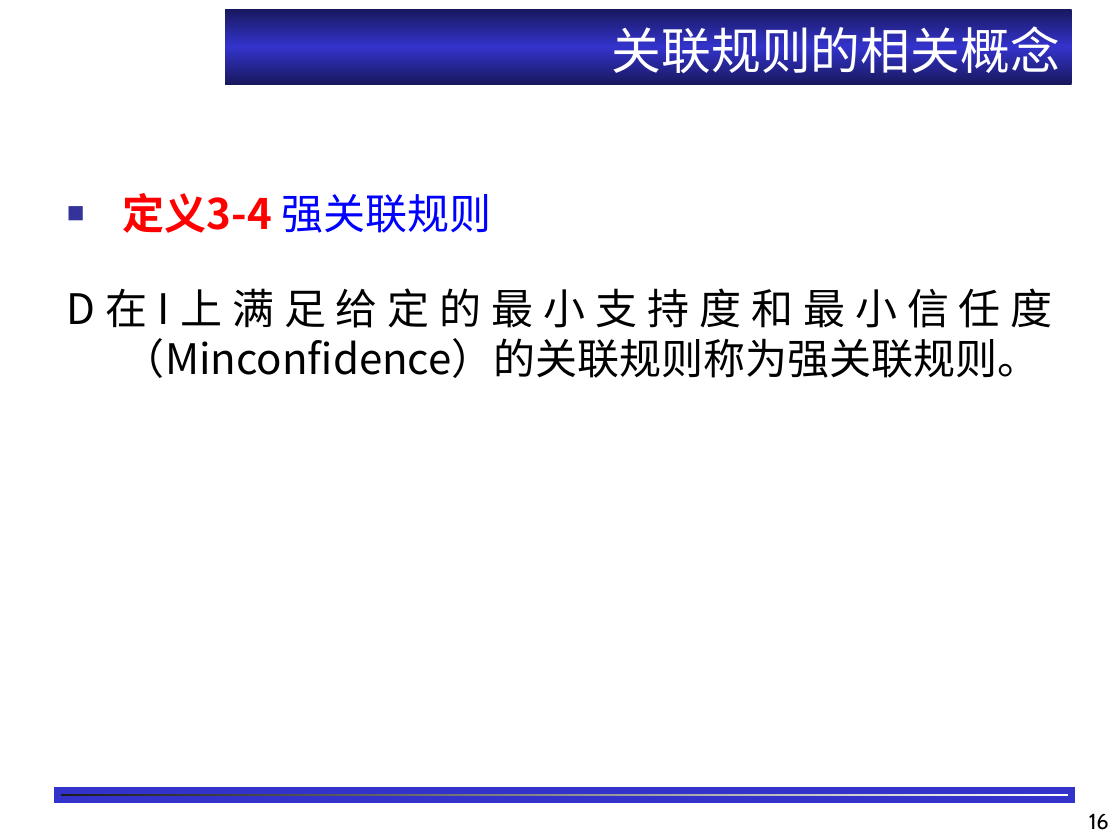
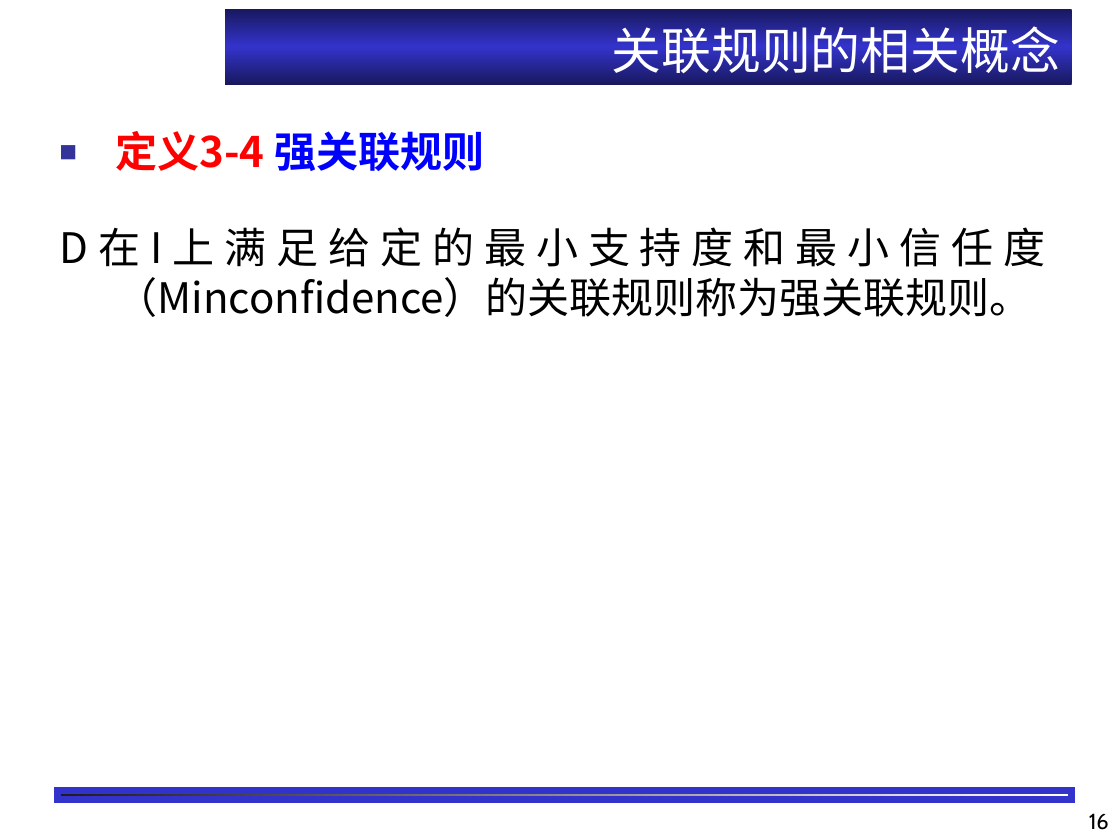
Before and after one commit to shfkuang/shfkuang.github.io, a slide deck: slide 16 of dm/lecture/ch3.1.ppt. Drawn at 1120x840 pixels with LibreOffice and Linux fonts; fonts in the diff are those of the drawing; background and template pictures are left out. Boxes give left, top, right and bottom in pixels: in the first picture for what was removed or moved away, otherwise in the second. Text is boxed around its words. In the diff, an @@ line names an element or a change of style, - is before the commit and + after.

```diff
--- a/dm/lecture/ch3.1.ppt
+++ b/dm/lecture/ch3.1.ppt
@@ text "定义3-4 强关联规则": place and size @@
-text "定义3-4 强关联规则" at box(67, 193, 1053, 378)
+text "定义3-4 强关联规则" at box(59, 131, 1045, 317)
@@ text at box(115, 131, 484, 171): bold on in "强关联规则" @@
```
Also in this commit, not shown: 29 other slides changed, 1 other file.
